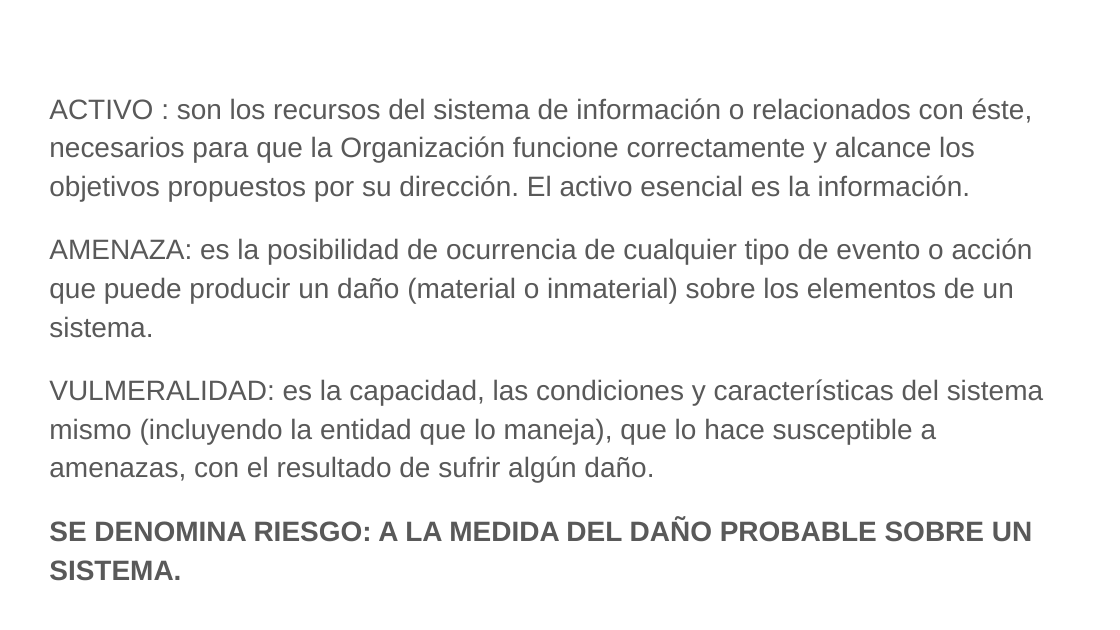
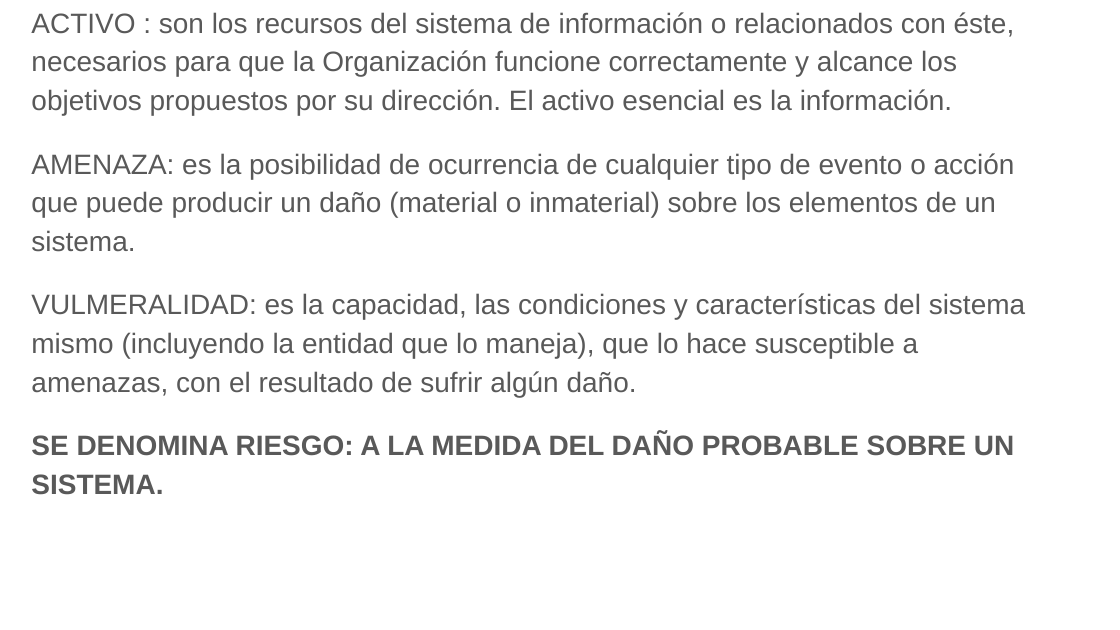
Before and after one commit to lucas-soria/facultad, a slide deck: slide 7 of 4° Año/1° Semestre/Seguridad informatica I/4 Teoria/Clase 3 Riesgo.pptx. Drawn at 1120x630 pixels with LibreOffice and Linux fonts; fonts in the diff are those of the drawing. Boxes give left, top, right and bottom in pixels: in the first picture for what was removed or moved away, otherwise in the second. Text is boxed around its words. In the diff, an @@ line names an element or a change of style, - is before the commit and + after.

```diff
--- a/4° Año/1° Semestre/Seguridad informatica I/4 Teoria/Clase 3 Riesgo.pptx
+++ b/4° Año/1° Semestre/Seguridad informatica I/4 Teoria/Clase 3 Riesgo.pptx
@@ text "ACTIVO : son los recursos ...": place and size @@
-text "ACTIVO : son los recursos ..." at [49, 98, 1043, 581]
+text "ACTIVO : son los recursos ..." at [31, 12, 1025, 495]
```
Also in this commit, not shown: 7 other slides changed, 2 slides added, 2 slides removed, 10 other files.
